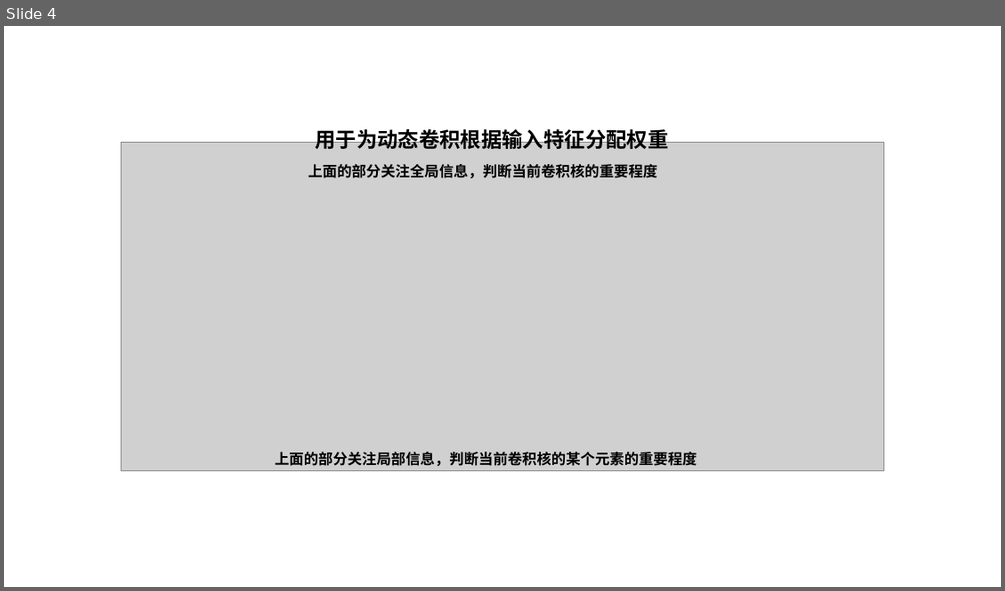
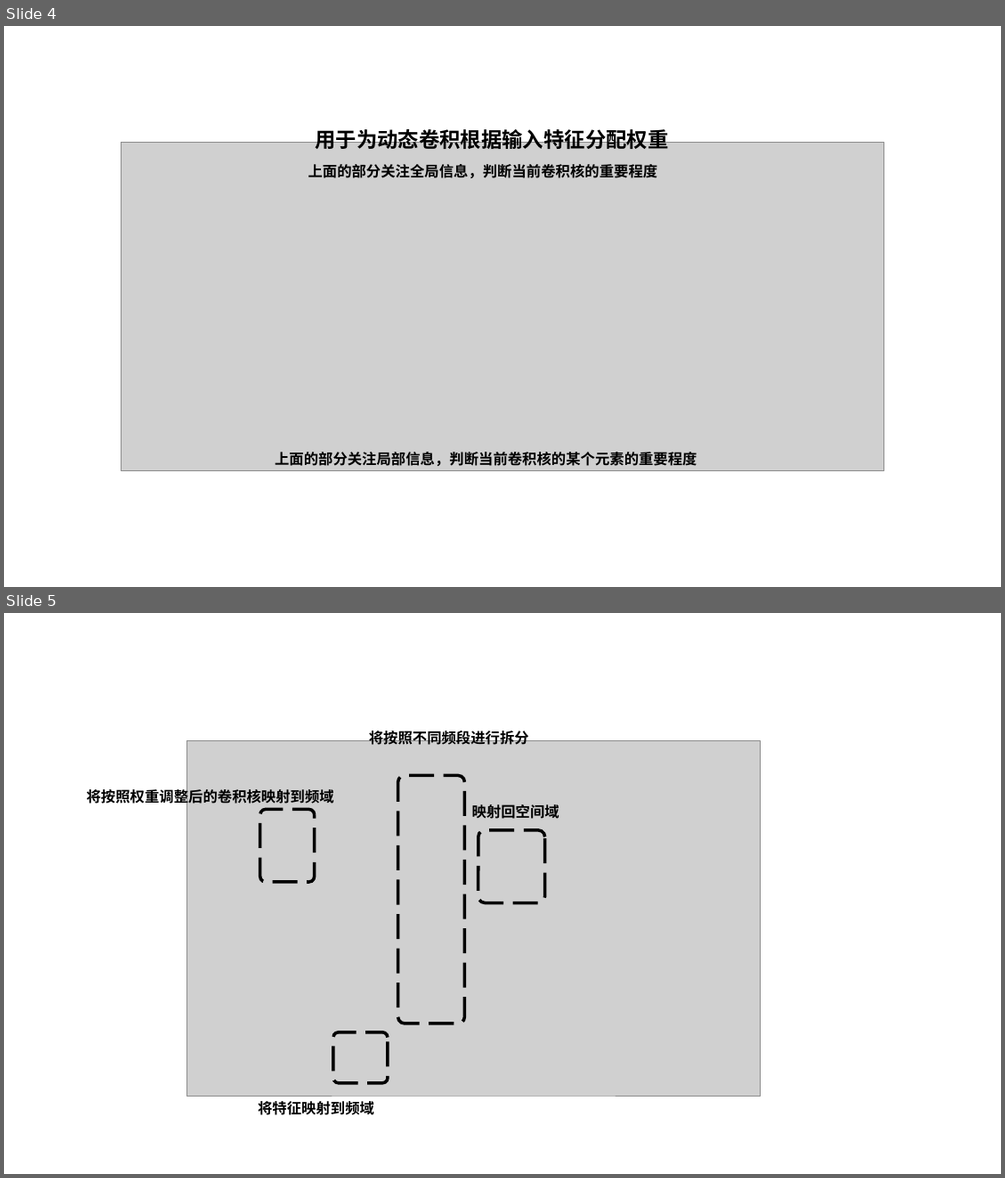
Before and after one commit to Elephant-King9/Paper, a slide deck: 论文插图.pptx. Shown one above the other, each under a label of ours: slide 4 before the commit, slides 4 and 5 after it. The pictures are 1005x591 and 1005x1178 pixels, drawn with LibreOffice and Linux fonts; fonts in the diff are those of the drawing; grey boxes stand for pictures. Boxes give left, top, right and bottom in pixels: in the first picture for what was removed or moved away, otherwise in the second. Text is boxed around its words. In the diff, an @@ line names an element or a change of style, - is before the commit and + after.

```diff
--- a/论文插图.pptx
+++ b/论文插图.pptx
@@ slide 5 added at [4,613,1001,1174], background #FFFFFF @@
@@ picture added at [187,741,760,1095] @@
@@ text added at [369,729,529,745], 14 pt, text #000000, bold @@
+将按照不同频段进行拆分
@@ text added at [87,787,334,807], 14 pt, text #000000, bold @@
+将按照权重调整后的卷积核映射到频域
@@ rounded rectangle added at [398,775,465,1023], outline #000000 3 pt dashed @@
@@ rounded rectangle added at [259,809,315,882], outline #000000 3 pt dashed @@
@@ text added at [472,804,559,819], 14 pt, text #000000, bold @@
+映射回空间域
@@ rounded rectangle added at [478,830,544,902], outline #000000 3 pt dashed @@
@@ rounded rectangle added at [333,1032,388,1083], outline #000000 3 pt dashed @@
@@ text added at [258,1101,374,1115], 14 pt, text #000000, bold @@
+将特征映射到频域
```
Also in this commit, not shown: 3 other slides added, 1 slide removed, 20 other files.
